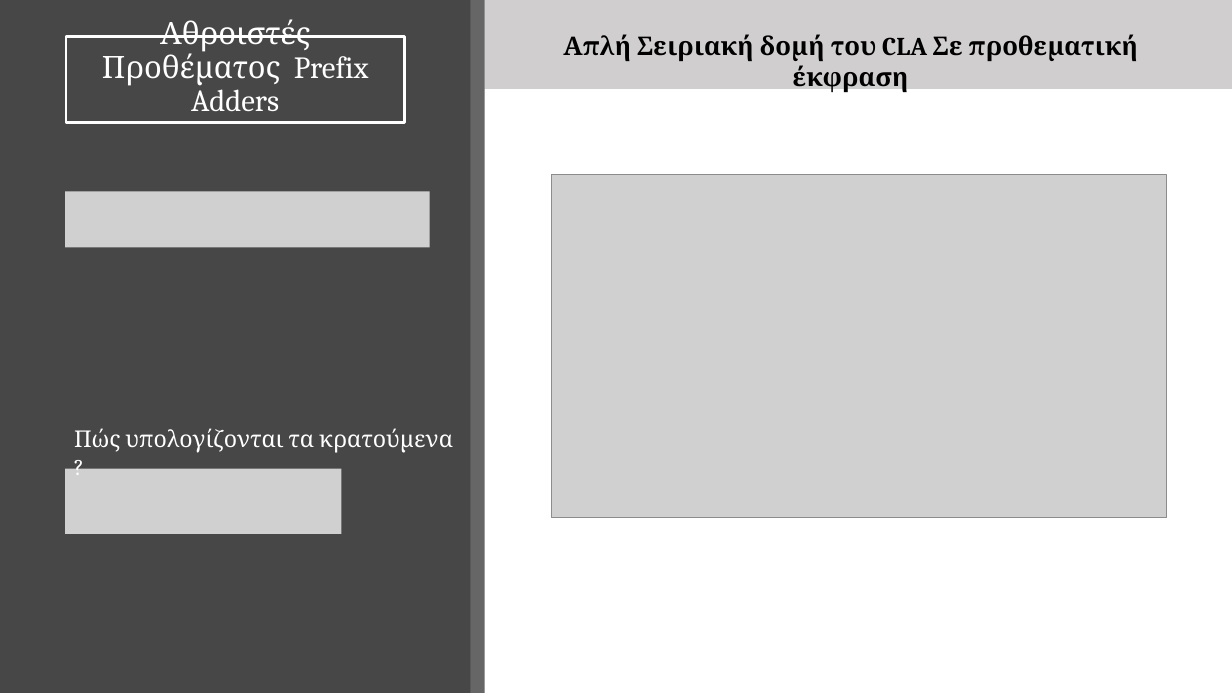
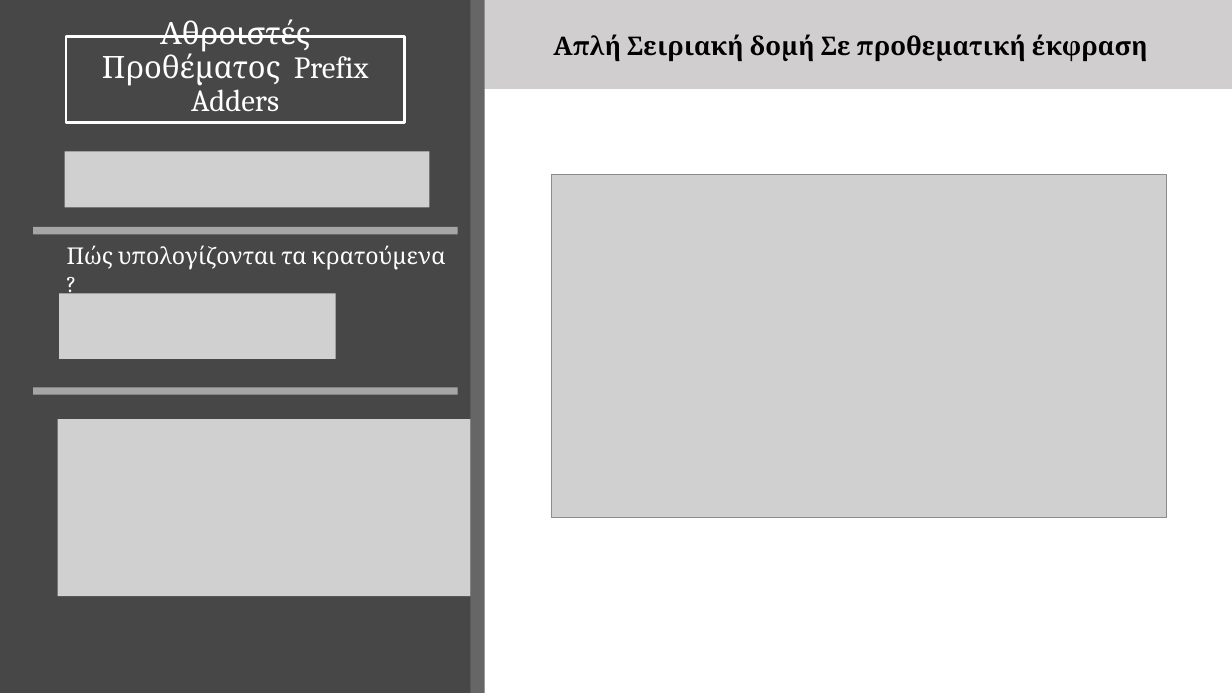
Before and after one commit to vassilas/THESIS_DOC, a slide deck: slide 6 of Presentation/Presentation.pptx. Drawn at 1232x693 pixels with LibreOffice and Linux fonts; fonts in the diff are those of the drawing; grey boxes stand for pictures. Boxes give left, top, right and bottom in pixels: in the first picture for what was removed or moved away, otherwise in the second. Text is boxed around its words. In the diff, an @@ line names an element or a change of style, - is before the commit and + after.

```diff
--- a/Presentation/Presentation.pptx
+++ b/Presentation/Presentation.pptx
@@ text at box(553, 34, 1148, 61): text changed @@
-Απλή Σειριακή δομή του CLA Σε προθεματική έκφραση
+Απλή Σειριακή δομή Σε προθεματική έκφραση
@@ picture added at box(65, 152, 430, 208) @@
@@ picture removed at box(65, 191, 430, 248) @@
@@ rectangle added at box(33, 227, 457, 235), fill #A6A6A6 @@
@@ text "Πώς υπολογίζονται τα κρατούμενα ?": place and size @@
-text "Πώς υπολογίζονται τα κρατούμενα ?" at box(74, 428, 453, 453)
+text "Πώς υπολογίζονται τα κρατούμενα ?" at box(67, 245, 446, 270)
@@ picture added at box(59, 294, 335, 360) @@
@@ rectangle added at box(33, 387, 457, 395), fill #A6A6A6 @@
@@ picture added at box(57, 419, 470, 596) @@
@@ picture removed at box(65, 469, 341, 534) @@
```
Also in this commit, not shown: 9 other slides changed, 3 slides added, 12 other files.
